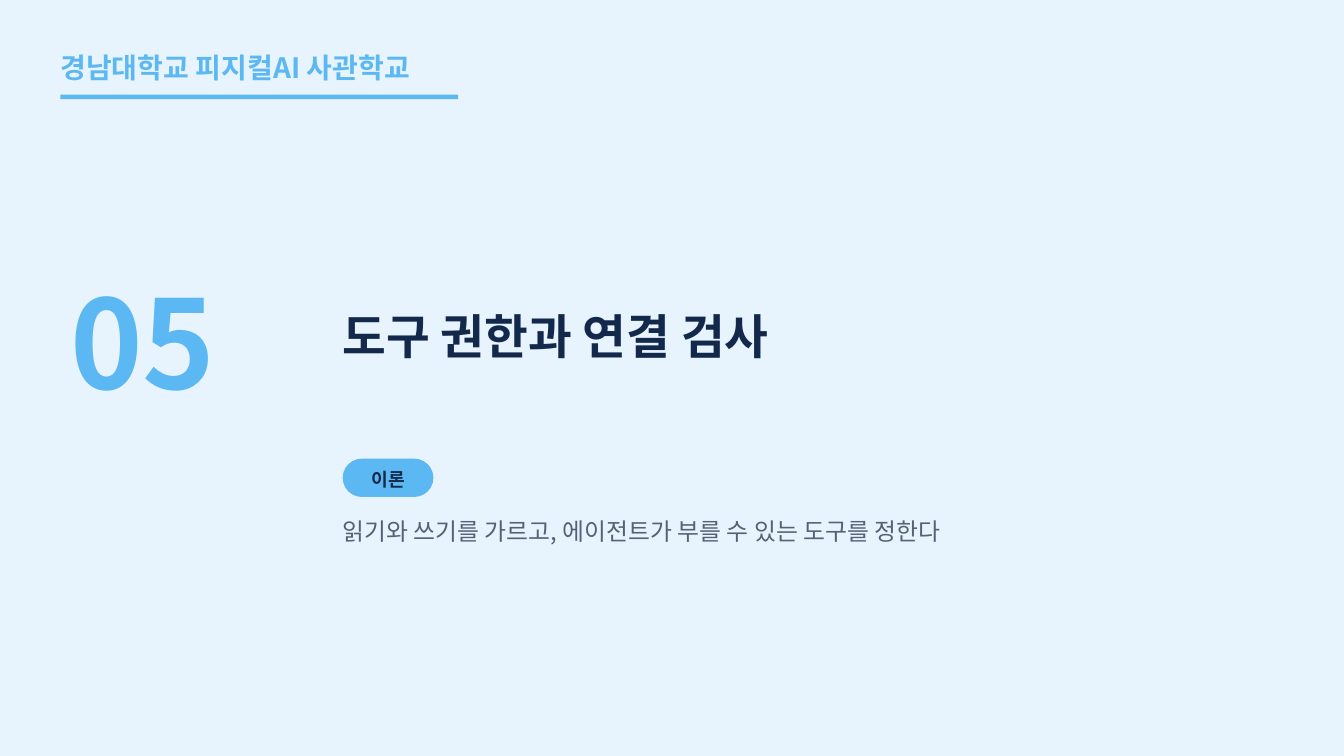
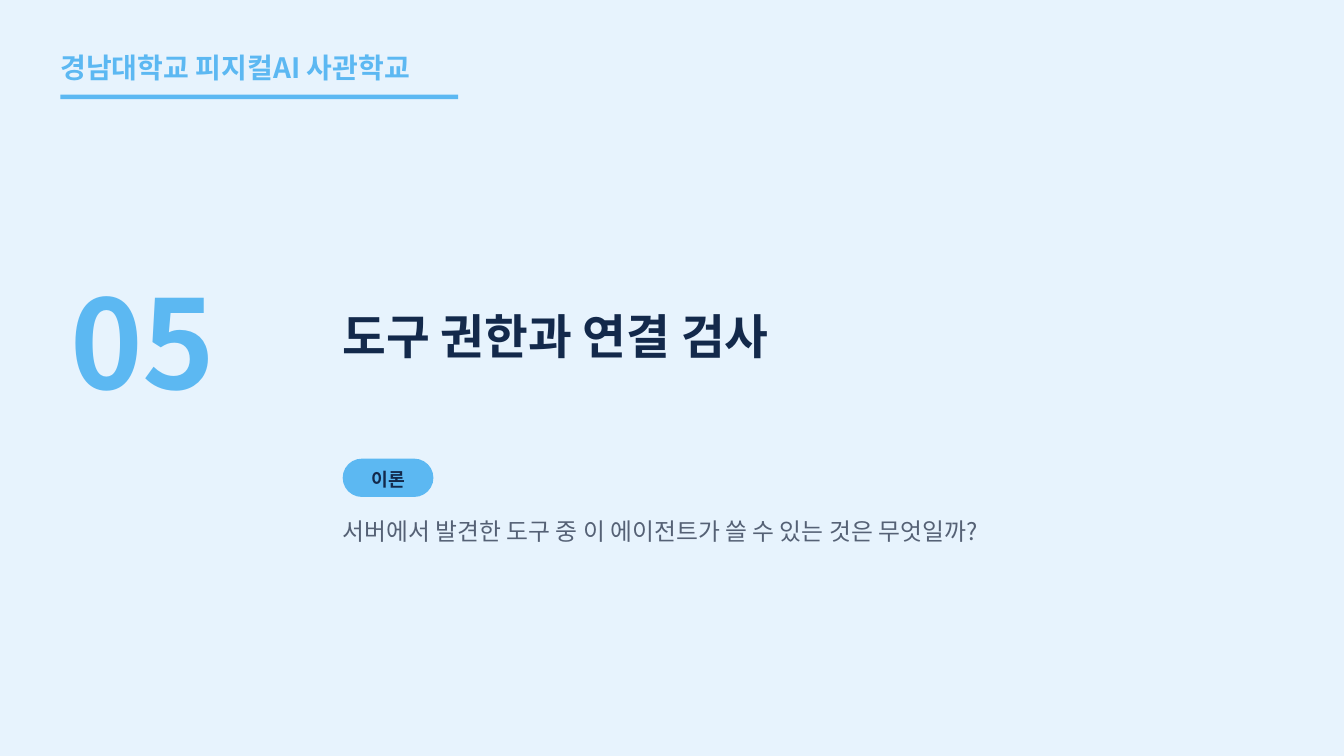
Before and after one commit to uengine-oss/hyd-iot-edu, a slide deck: slide 33 of workspace/강의제작/산출물/통합반/이론_오프라인/06회차/통합반_오프라인_06회차.pptx. Drawn at 1344x756 pixels with LibreOffice and Linux fonts; fonts in the diff are those of the drawing. Boxes give left, top, right and bottom in pixels: in the first picture for what was removed or moved away, otherwise in the second. Text is boxed around its words. In the diff, an @@ line names an element or a change of style, - is before the commit and + after.

Commit message:
통합반 현장 6회차 33~38장 읽기 힌트·허용 목록·도구 배정과 최소 권한을 실제 실행 규칙과 현장 질문으로 검증한다

```diff
--- a/workspace/강의제작/산출물/통합반/이론_오프라인/06회차/통합반_오프라인_06회차.pptx
+++ b/workspace/강의제작/산출물/통합반/이론_오프라인/06회차/통합반_오프라인_06회차.pptx
@@ text at [343,520,978,542]: text changed @@
-읽기와 쓰기를 가르고, 에이전트가 부를 수 있는 도구를 정한다
+서버에서 발견한 도구 중 이 에이전트가 쓸 수 있는 것은 무엇일까?
```
Also in this commit, not shown: 5 other slides changed, 10 other files.
